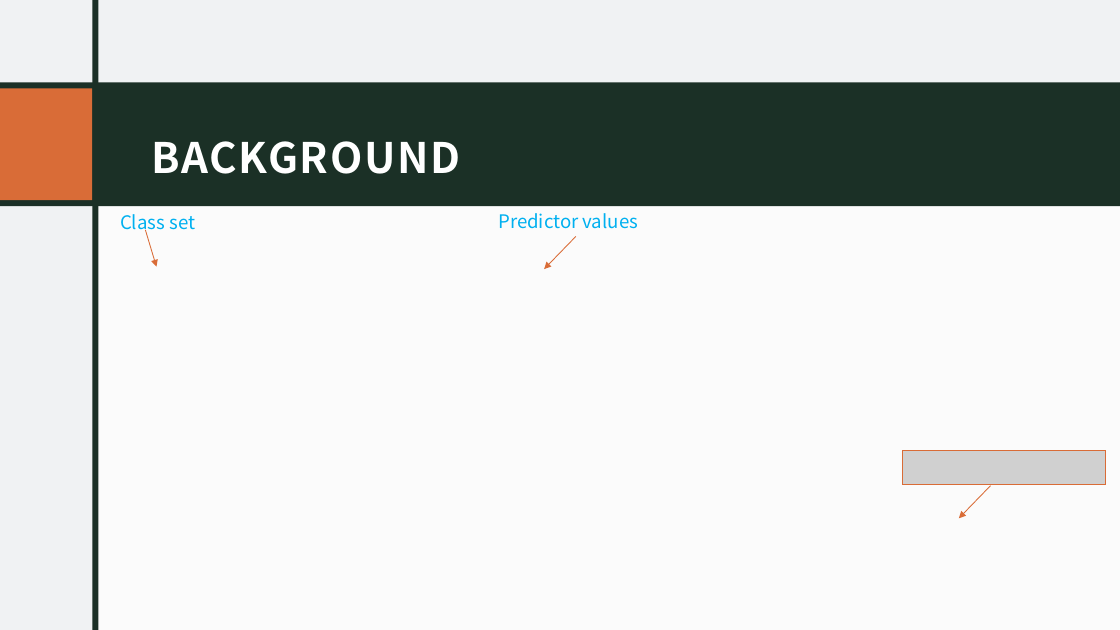
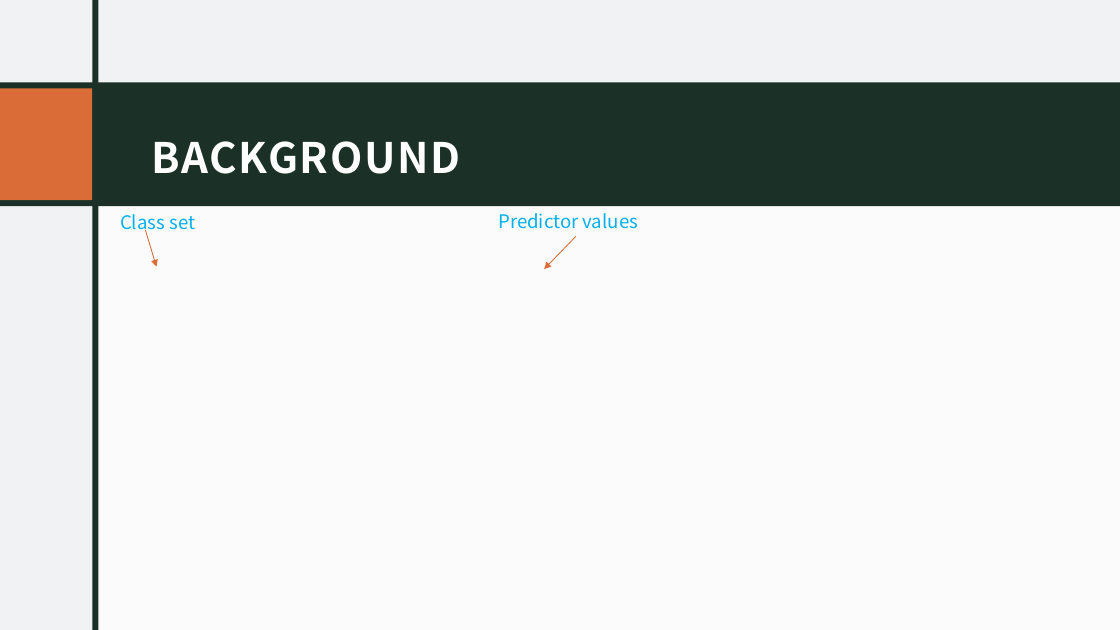
Before and after one commit to bprudil/INFO-523-Final-Project-, a slide deck: slide 4 of Final Presentation .pptx. Drawn at 1120x630 pixels with LibreOffice and Linux fonts; fonts in the diff are those of the drawing; grey boxes stand for pictures. Boxes give left, top, right and bottom in pixels: in the first picture for what was removed or moved away, otherwise in the second. Text is boxed around its words. In the diff, an @@ line names an element or a change of style, - is before the commit and + after.

Commit message:
Last update

```diff
--- a/Final Presentation .pptx
+++ b/Final Presentation .pptx
@@ picture removed at (903, 450, 1107, 484) @@
@@ arrow removed from (991, 486) to (960, 518) @@
```
Also in this commit, not shown: 2 other slides changed.
